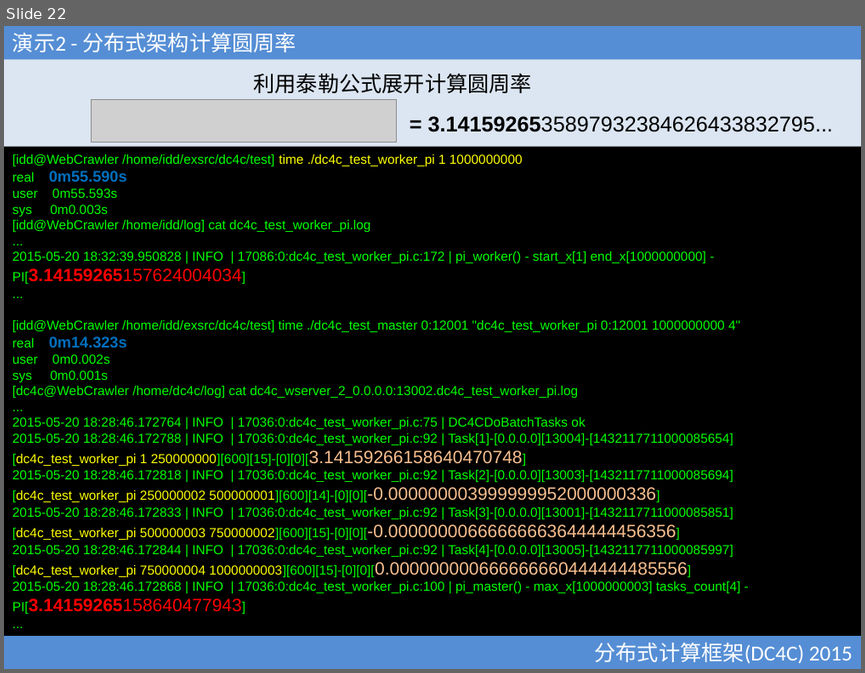
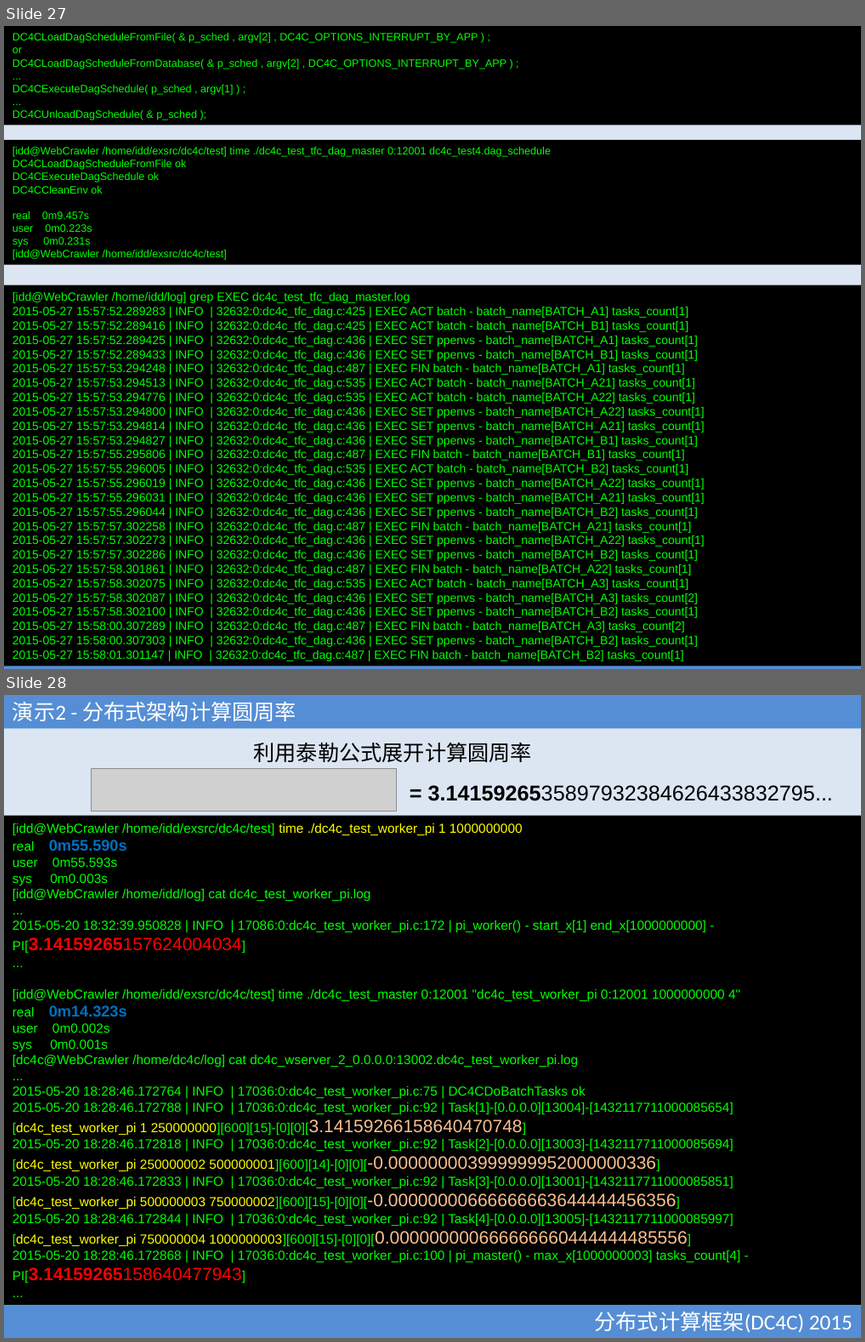
Before and after one commit to xubingyue/dc4c, a slide deck: doc/DC4C.ppt. Shown one above the other, each under a label of ours: slide 22 before the commit, slides 27 and 28 after it. The pictures are 865x673 and 865x1342 pixels, drawn with LibreOffice and Linux fonts; fonts in the diff are those of the drawing; grey boxes stand for pictures. Boxes give left, top, right and bottom in pixels: in the first picture for what was removed or moved away, otherwise in the second. Text is boxed around its words. In the diff, an @@ line names an element or a change of style, - is before the commit and + after.

```diff
--- a/doc/DC4C.ppt
+++ b/doc/DC4C.ppt
@@ slide 27 added at [4,26,861,669], background #DCE6F2 @@
@@ rectangle added at [4,26,861,59], fill #558ED5, 18 pt, text #FFFFFF @@
+演示
@@ rectangle added at [4,26,861,125], fill #000000, 9 pt, text #00FF00 @@
+DC4CLoadDagScheduleFromFile( & p_sched , argv[2] , DC4C_OPTIONS_INTERRUPT_BY_APP ) ;
+or
+DC4CLoadDagScheduleFromDatabase( & p_sched , argv[2] , DC4C_OPTIONS_INTERRUPT_BY_APP ) ;
+...
+DC4CExecuteDagSchedule( p_sched , argv[1] ) ;
+...
+DC4CUnloadDagSchedule( & p_sched );
@@ rectangle added at [4,140,861,265], fill #000000, 9 pt, text #00FF00 @@
+[idd@WebCrawler /home/idd/exsrc/dc4c/test] time ./dc4c_test_tfc_dag_master 0:12001 dc4c_test4.dag_schedule
+DC4CLoadDagScheduleFromFile ok
+DC4CExecuteDagSchedule ok
+DC4CCleanEnv ok
+real 0m9.457s
+user 0m0.223s
+sys 0m0.231s
+[idd@WebCrawler /home/idd/exsrc/dc4c/test]
@@ rectangle added at [4,284,861,665], fill #000000, 10 pt, text #00FF00 @@
+[idd@WebCrawler /home/idd/log] grep EXEC dc4c_test_tfc_dag_master.log
+2015-05-27 15:57:52.289283 | INFO | 32632:0:dc4c_tfc_dag.c:425 | EXEC ACT batch - batch_name[BATCH_A1] tasks_count[1]
+2015-05-27 15:57:52.289416 | INFO | 32632:0:dc4c_tfc_dag.c:425 | EXEC ACT batch - batch_name[BATCH_B1] tasks_count[1]
+2015-05-27 15:57:52.289425 | INFO | 32632:0:dc4c_tfc_dag.c:436 | EXEC SET ppenvs - batch_name[BATCH_A1] tasks_count[1]
+2015-05-27 15:57:52.289433 | INFO | 32632:0:dc4c_tfc_dag.c:436 | EXEC SET ppenvs - batch_name[BATCH_B1] tasks_count[1]
+2015-05-27 15:57:53.294248 | INFO | 32632:0:dc4c_tfc_dag.c:487 | EXEC FIN batch - batch_name[BATCH_A1] tasks_count[1]
+2015-05-27 15:57:53.294513 | INFO | 32632:0:dc4c_tfc_dag.c:535 | EXEC ACT batch - batch_name[BATCH_A21] tasks_count[1]
+2015-05-27 15:57:53.294776 | INFO | 32632:0:dc4c_tfc_dag.c:535 | EXEC ACT batch - batch_name[BATCH_A22] tasks_count[1]
+2015-05-27 15:57:53.294800 | INFO | 32632:0:dc4c_tfc_dag.c:436 | EXEC SET ppenvs - batch_name[BATCH_A22] tasks_count[1]
+2015-05-27 15:57:53.294814 | INFO | 32632:0:dc4c_tfc_dag.c:436 | EXEC SET ppenvs - batch_name[BATCH_A21] tasks_count[1]
+2015-05-27 15:57:53.294827 | INFO | 32632:0:dc4c_tfc_dag.c:436 | EXEC SET ppenvs - batch_name[BATCH_B1] tasks_count[1]
+2015-05-27 15:57:55.295806 | INFO | 32632:0:dc4c_tfc_dag.c:487 | EXEC FIN batch - batch_name[BATCH_B1] tasks_count[1]
+2015-05-27 15:57:55.296005 | INFO | 32632:0:dc4c_tfc_dag.c:535 | EXEC ACT batch - batch_name[BATCH_B2] tasks_count[1]
+2015-05-27 15:57:55.296019 | INFO | 32632:0:dc4c_tfc_dag.c:436 | EXEC SET ppenvs - batch_name[BATCH_A22] tasks_count[1]
+2015-05-27 15:57:55.296031 | INFO | 32632:0:dc4c_tfc_dag.c:436 | EXEC SET ppenvs - batch_name[BATCH_A21] tasks_count[1]
+2015-05-27 15:57:55.296044 | INFO | 32632:0:dc4c_tfc_dag.c:436 | EXEC SET ppenvs - batch_name[BATCH_B2] tasks_count[1]
+2015-05-27 15:57:57.302258 | INFO | 32632:0:dc4c_tfc_dag.c:487 | EXEC FIN batch - batch_name[BATCH_A21] tasks_count[1]
+2015-05-27 15:57:57.302273 | INFO | 32632:0:dc4c_tfc_dag.c:436 | EXEC SET ppenvs - batch_name[BATCH_A22] tasks_count[1]
+2015-05-27 15:57:57.302286 | INFO | 32632:0:dc4c_tfc_dag.c:436 | EXEC SET ppenvs - batch_name[BATCH_B2] tasks_count[1]
+2015-05-27 15:57:58.301861 | INFO | 32632:0:dc4c_tfc_dag.c:487 | EXEC FIN batch - batch_name[BATCH_A22] tasks_count[1]
+2015-05-27 15:57:58.302075 | INFO | 32632:0:dc4c_tfc_dag.c:535 | EXEC ACT batch - batch_name[BATCH_A3] tasks_count[1]
+2015-05-27 15:57:58.302087 | INFO | 32632:0:dc4c_tfc_dag.c:436 | EXEC SET ppenvs - batch_name[BATCH_A3] tasks_count[2]
+2015-05-27 15:57:58.302100 | INFO | 32632:0:dc4c_tfc_dag.c:436 | EXEC SET ppenvs - batch_name[BATCH_B2] tasks_count[1]
+2015-05-27 15:58:00.307289 | INFO | 32632:0:dc4c_tfc_dag.c:487 | EXEC FIN batch - batch_name[BATCH_A3] tasks_count[2]
+2015-05-27 15:58:00.307303 | INFO | 32632:0:dc4c_tfc_dag.c:436 | EXEC SET ppenvs - batch_name[BATCH_B2] tasks_count[1]
+2015-05-27 15:58:01.301147 | INFO | 32632:0:dc4c_tfc_dag.c:487 | EXEC FIN batch - batch_name[BATCH_B2] tasks_count[1]
@@ rectangle added at [4,635,861,669], fill #558ED5, 18 pt, text #FFFFFF @@
+分布式计算框架(DC4C) 2015
@@ what was slide 22 is now slide 28 @@
```
Also in this commit, not shown: 7 slides changed, 5 other slides added, 36 other files.
